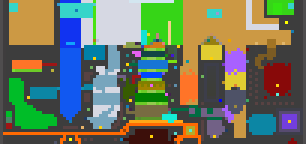
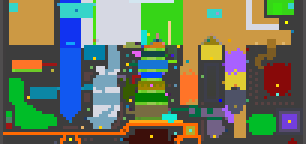
Layer changes from the first 306x144 image to the second:
painted on "biome_map.png" over [231, 114, 276, 135]
